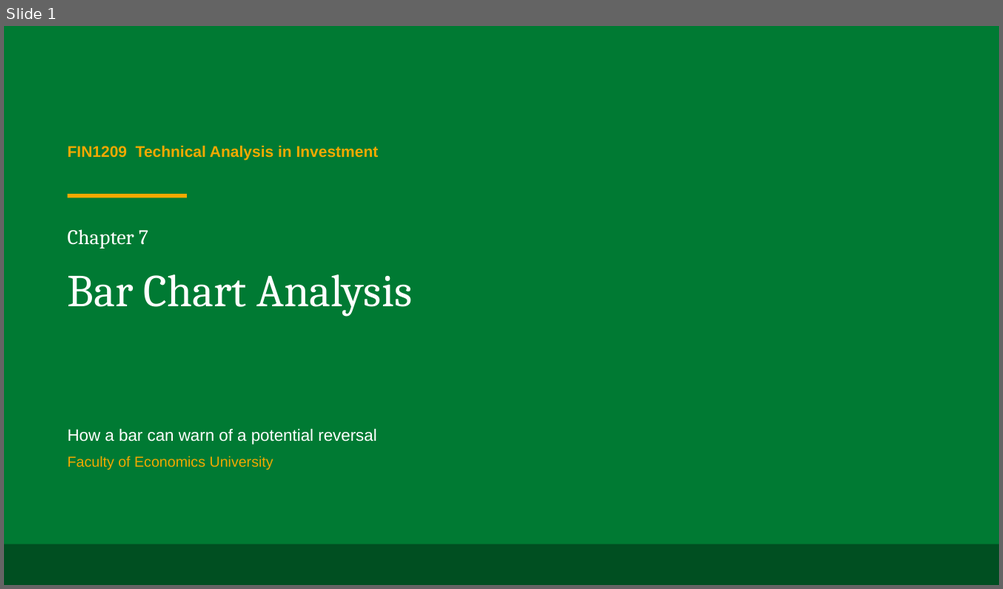
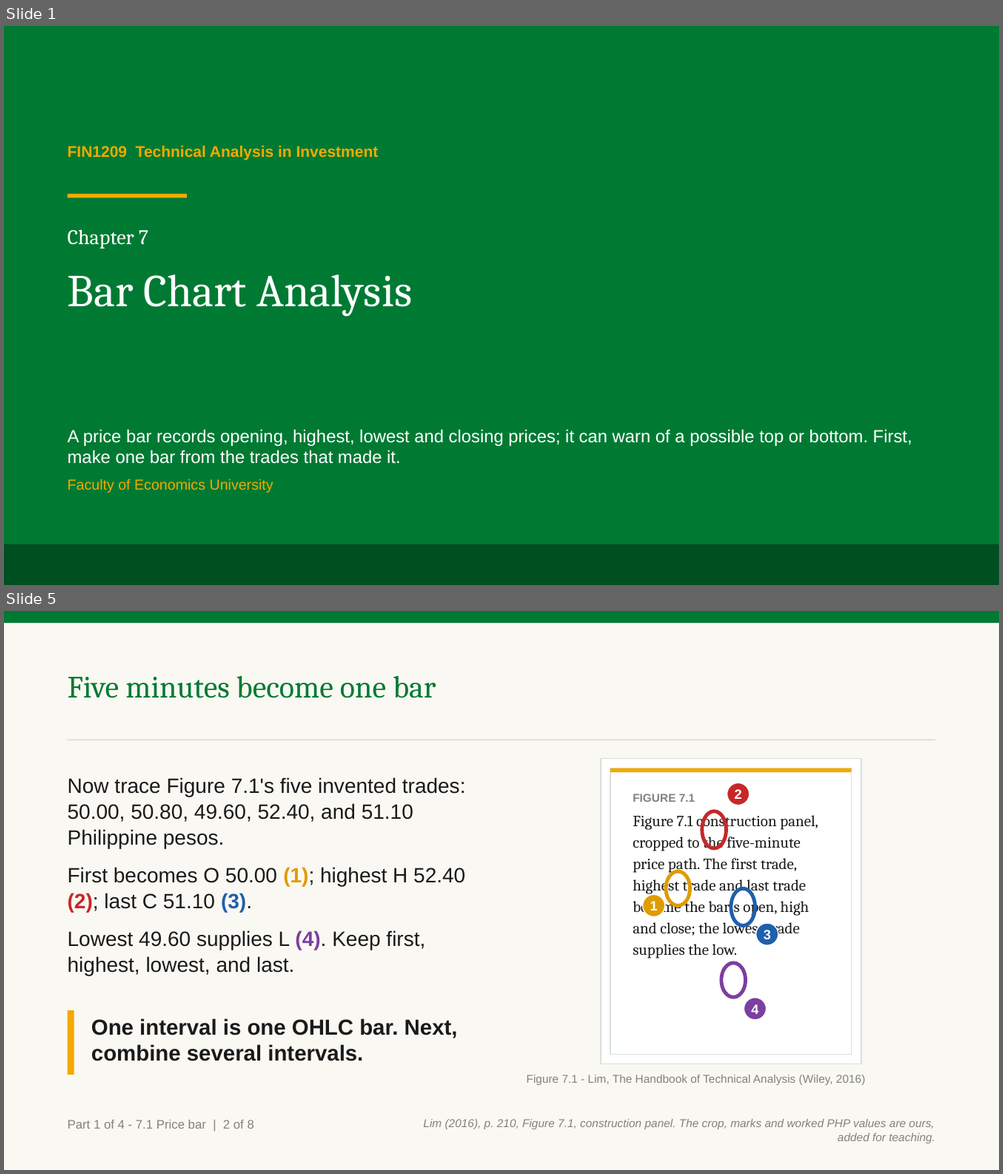
Before and after one commit to benjiesotelo-sudo/Telos_FIN1209, a slide deck: chapter-07/FIN1209-Chapter-07.pptx. Shown one above the other, each under a label of ours: slide 1 before the commit, slides 1 and 5 after it; the slides between them are not shown. The pictures are 1003x589 and 1003x1174 pixels, drawn with LibreOffice and Linux fonts; fonts in the diff are those of the drawing. Boxes give left, top, right and bottom in pixels: in the first picture for what was removed or moved away, otherwise in the second. Text is boxed around its words. In the diff, an @@ line names an element or a change of style, - is before the commit and + after.

```diff
--- a/chapter-07/FIN1209-Chapter-07.pptx
+++ b/chapter-07/FIN1209-Chapter-07.pptx
@@ slide 5 added at (x1=4, y1=611, x2=999, y2=1170), background #FFFFFF @@
@@ rectangle added at (x1=4, y1=611, x2=999, y2=1170), fill #FAF8F2 @@
@@ rectangle added at (x1=4, y1=611, x2=999, y2=623), fill #007A33 @@
@@ text added at (x1=68, y1=676, x2=435, y2=698), 30 pt, text #007A33 @@
+Five minutes become one bar
@@ rectangle added at (x1=68, y1=739, x2=935, y2=741), fill #D7E0D9 @@
@@ rectangle added at (x1=601, y1=759, x2=861, y2=1065), fill #FFFFFF, outline #D7E0D9 1 pt @@
@@ text added at (x1=68, y1=777, x2=466, y2=976), 20 pt, text #1A1A1A @@
+Now trace Figure 7.1's five invented trades: 50.00, 50.80, 49.60, 52.40, and 51.10 Philippine pesos.
+First becomes O 50.00 (1); highest H 52.40 (2); last C 51.10 (3).
+Lowest 49.60 supplies L (4). Keep first, highest, lowest, and last.
@@ rectangle added at (x1=611, y1=769, x2=851, y2=1055), fill #FFFFFF, outline #D7E0D9 1 pt @@
@@ rectangle added at (x1=611, y1=769, x2=851, y2=773), fill #F2A900 @@
@@ ellipse added at (x1=727, y1=783, x2=749, y2=806), fill #C62828, outline #FFFFFF 1 pt, 13 pt, text #FFFFFF, bold @@
+2
@@ text added at (x1=632, y1=794, x2=818, y2=959), 15 pt, text #1A1A1A @@
+FIGURE 7.1
+Figure 7.1 construction panel, cropped to the five-minute price path. The first trade, highest trade and last trade become the bar's open, high and close; the lowest trade supplies the low.
@@ ellipse added at (x1=702, y1=812, x2=726, y2=849), outline #C62828 3.5 pt @@
@@ ellipse added at (x1=666, y1=871, x2=690, y2=906), outline #E09B00 3.5 pt @@
@@ ellipse added at (x1=643, y1=894, x2=665, y2=917), fill #E09B00, outline #FFFFFF 1 pt, 13 pt, text #FFFFFF, bold @@
+1
@@ ellipse added at (x1=731, y1=889, x2=754, y2=925), outline #1F5FAD 3.5 pt @@
@@ ellipse added at (x1=756, y1=923, x2=779, y2=946), fill #1F5FAD, outline #FFFFFF 1 pt, 13 pt, text #FFFFFF, bold @@
+3
@@ ellipse added at (x1=721, y1=963, x2=745, y2=997), outline #7B3FA0 3.5 pt @@
@@ ellipse added at (x1=743, y1=998, x2=765, y2=1021), fill #7B3FA0, outline #FFFFFF 1 pt, 13 pt, text #FFFFFF, bold @@
+4
@@ rectangle added at (x1=68, y1=1011, x2=74, y2=1075), fill #F2A900 @@
@@ text added at (x1=91, y1=1019, x2=458, y2=1062), 21 pt, text #1A1A1A, bold @@
+One interval is one OHLC bar. Next, combine several intervals.
@@ text added at (x1=526, y1=1075, x2=865, y2=1085), 11 pt, text #818181 @@
+Figure 7.1 - Lim, The Handbook of Technical Analysis (Wiley, 2016)
@@ text added at (x1=68, y1=1120, x2=254, y2=1129), 12 pt, text #818181 @@
+Part 1 of 4 - 7.1 Price bar | 2 of 8
@@ text added at (x1=423, y1=1119, x2=935, y2=1144), 11 pt, text #818181, italic @@
+Lim (2016), p. 210, Figure 7.1, construction panel. The crop, marks and worked PHP values are ours, added for teaching.
@@ slide 1 changed as well @@
@@ text at (x1=68, y1=429, x2=912, y2=464): text changed; size 16 to 17 pt @@
-How a bar can warn of a potential reversal
+A price bar records opening, highest, lowest and closing prices; it can warn of a possible top or bottom. First, make one bar from the trades that made it.
```
Also in this commit, not shown: 9 other slides changed, 16 other slides added, 5 slides removed, 2 other files.
